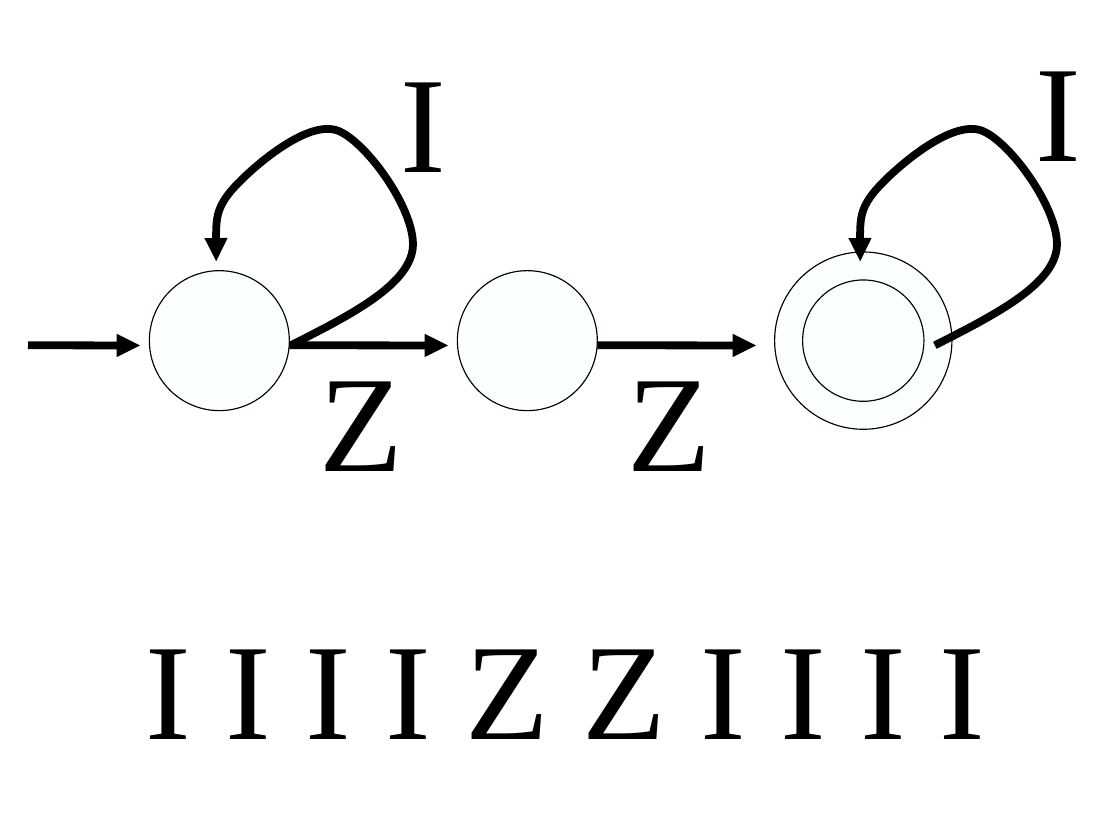
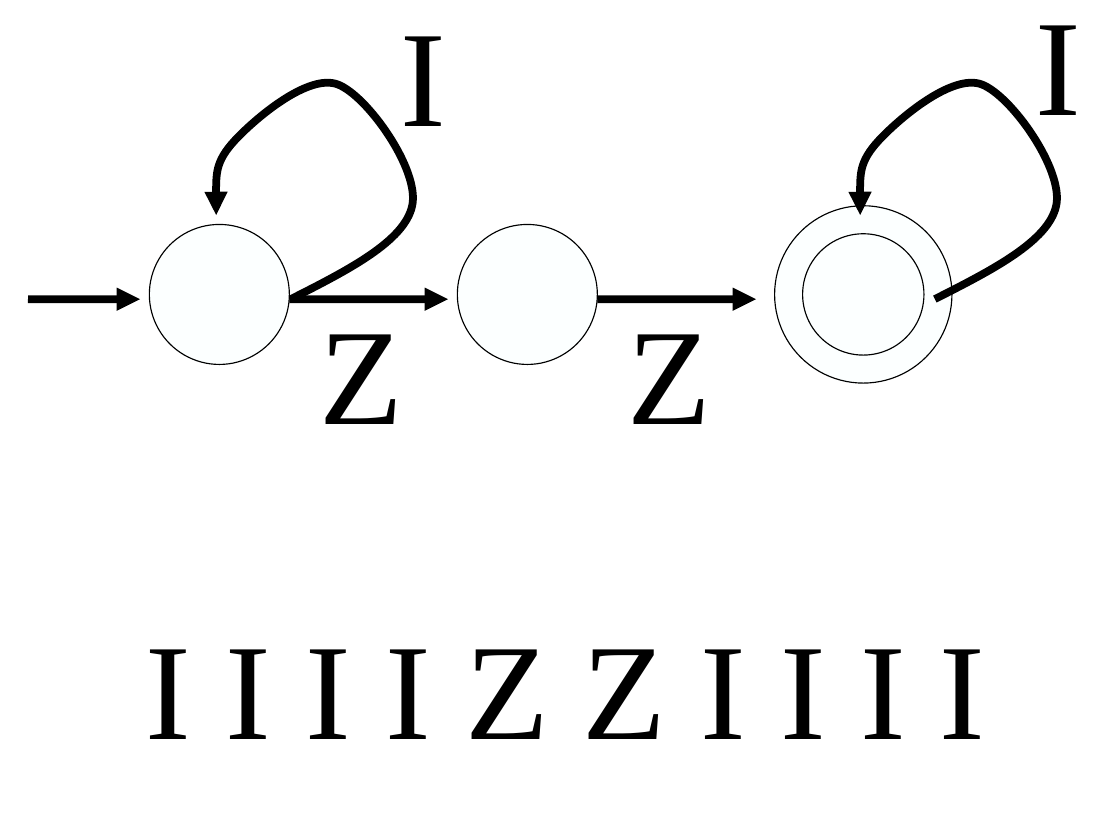
Before and after one commit to gcross/QC-Talks, a slide deck: slide 72 of GeneralExam/WeaponsOfMassSimulation.odp (slide 80 before the commit). Drawn at 1120x840 pixels with LibreOffice and Linux fonts; fonts in the diff are those of the drawing; background and template pictures are left out. Boxes give left, top, right and bottom in pixels: in the first picture for what was removed or moved away, otherwise in the second. Text is boxed around its words. In the diff, an @@ line names an element or a change of style, - is before the commit and + after.

```diff
--- a/GeneralExam/WeaponsOfMassSimulation.odp
+++ b/GeneralExam/WeaponsOfMassSimulation.odp
@@ 4 texts, 4 ellipses, 3 arrows, 2 freeform shapes: place and size @@
-4 texts, 4 ellipses, 3 arrows, 2 freeform shapes at bbox=[28, 71, 1081, 471]
+4 texts, 4 ellipses, 3 arrows, 2 freeform shapes at bbox=[28, 25, 1081, 424]
```
Also in this commit, not shown: 11 other slides changed, 1 slide added, 29 slides removed.
